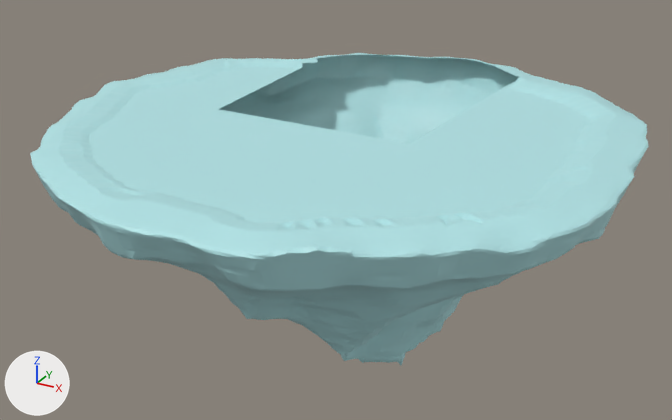
Two versions of the FBX model Assets/Models/Temporary Models/TutorialIsland_B.fbx, one commit apart.
Rendered twice from a 50 mm lens placed at (58.5, -106.3, 39.7), pointed at (-0.5, 0.9, -13.9). The lights are fixed; the arrows at lower left show +X, +Y and +Z. The older version comes first.

In view in the first picture: 'IslandFlat_A'.
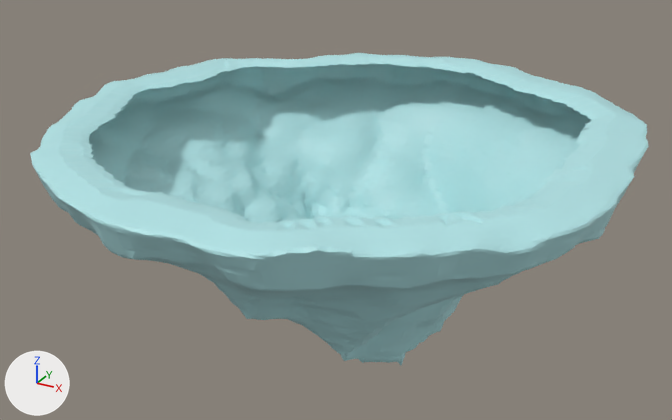
Where the change shows, as pixel boxes (x1, y1, x2, y2) in the pictures (672 x 420 px):
part 1 of me_islandflat_a_001, cut back
    before: (89, 66, 591, 224)
    after: (302, 55, 519, 85)

The change in detail:
me_islandflat_a_001 is used by ob_islandflat_a; location (1.4, -0.5, 0.0); rotation (0.0, 0.0, -3.142), in degrees (0, 0, -180); scale (-46.4, -46.4, -9.89).
me_islandflat_a_001 had 20746 vertices, 41437 faces and spanned x -0.88..0.84, y -0.87..0.87, z -0.07..3.7.
me_islandflat_a_001 now has 20882 vertices, 41541 faces and spans x -0.88..0.84, y -0.87..0.87, z -0.07..3.7.
Part 1, on me_islandflat_a_001:
2 vertices are removed from x -0.39..0.25, y -0.07, z 0.0.
180 faces are deleted.
138 vertices are added at x -0.41..0.28, y 0.49..0.79, z -0.07..0.0.
284 new faces join them.
